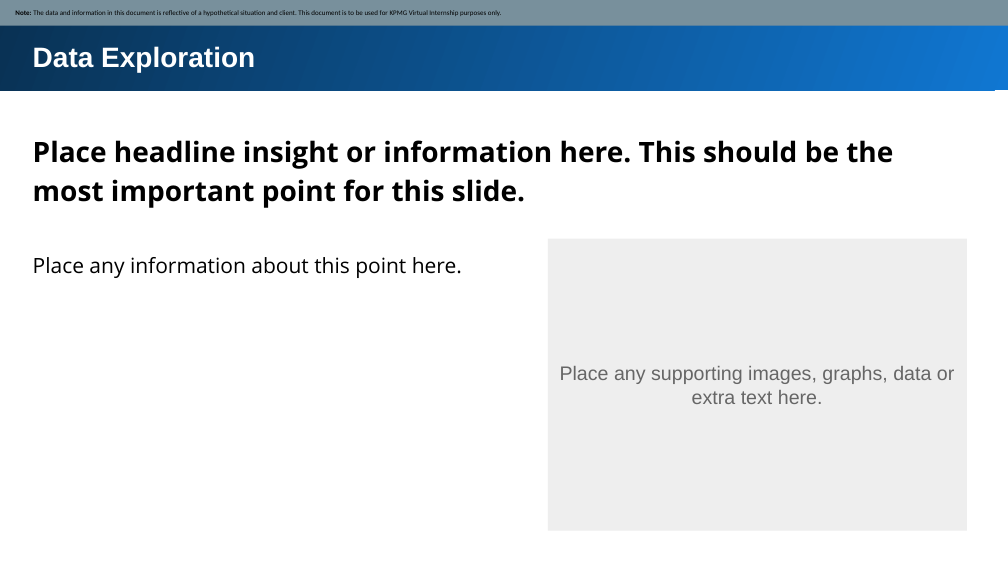
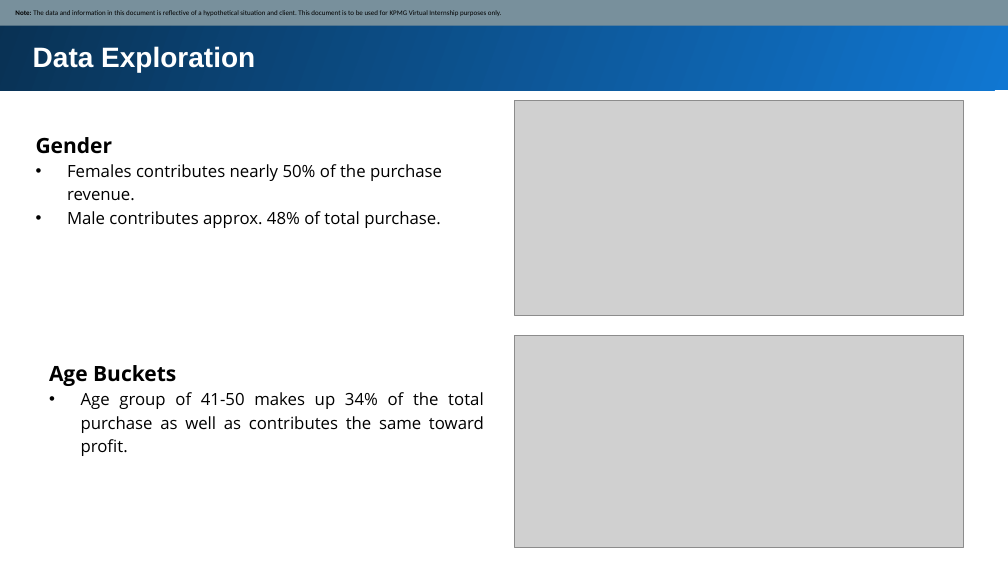
Before and after one commit to sanmoy27/KPMG_VIRTUAL_INTERNSHIP, a slide deck: slide 5 of Module_2_Template_slide.pptx. Drawn at 1008x567 pixels with LibreOffice and Linux fonts; fonts in the diff are those of the drawing; grey boxes stand for pictures. Boxes give left, top, right and bottom in pixels: in the first picture for what was removed or moved away, otherwise in the second. Text is boxed around its words. In the diff, an @@ line names an element or a change of style, - is before the commit and + after.

```diff
--- a/Module_2_Template_slide.pptx
+++ b/Module_2_Template_slide.pptx
@@ picture added at (x1=515, y1=101, x2=964, y2=316) @@
@@ text removed at (x1=33, y1=140, x2=893, y2=208) @@
-Place headline insight or information here. This should be the most important point for this slide.
@@ text at (x1=36, y1=137, x2=442, y2=228): text changed; size 15 to 12 pt @@
-Place any information about this point here.
+Gender
+• Females contributes nearly 50% of the purchase revenue.
+• Male contributes approx. 48% of total purchase.
@@ rectangle removed at (x1=548, y1=239, x2=968, y2=531) @@
@@ picture added at (x1=515, y1=336, x2=964, y2=547) @@
@@ text added at (x1=49, y1=365, x2=484, y2=456), 12 pt, text #000000 @@
+Age Buckets
+• Age group of 41-50 makes up 34% of the total purchase as well as contributes the same toward profit.
@@ text removed at (x1=560, y1=366, x2=954, y2=404) @@
-Place any supporting images, graphs, data or extra text here.
```
Also in this commit, not shown: 4 other slides changed, 2 slides added.
